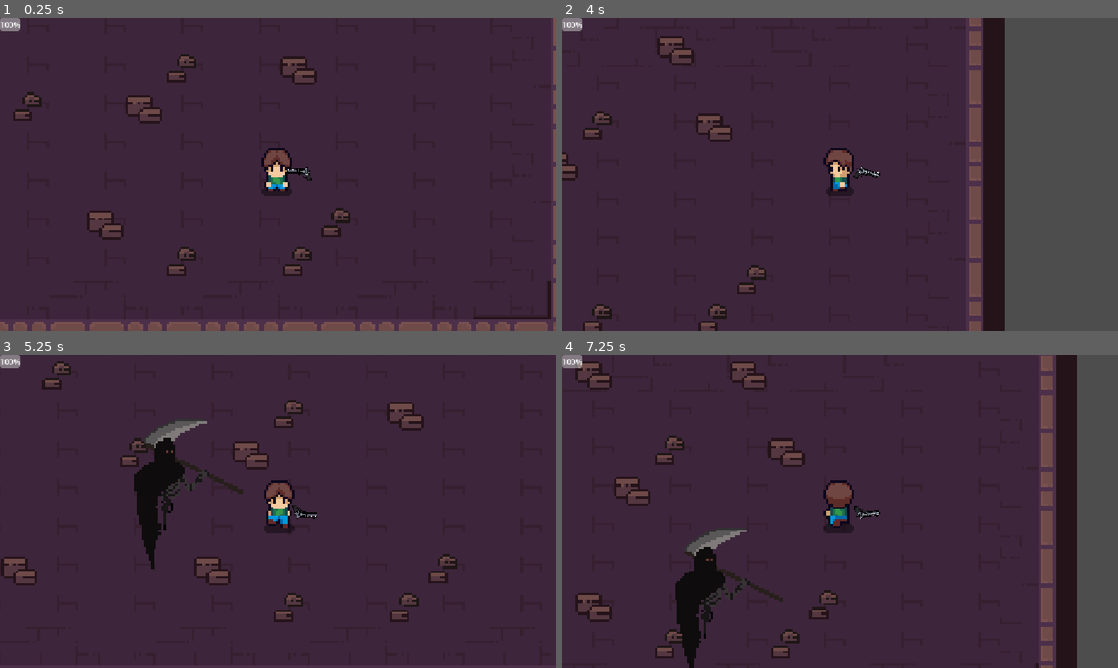
Above: before the commit, frames 1-4 (two rows, left to right).
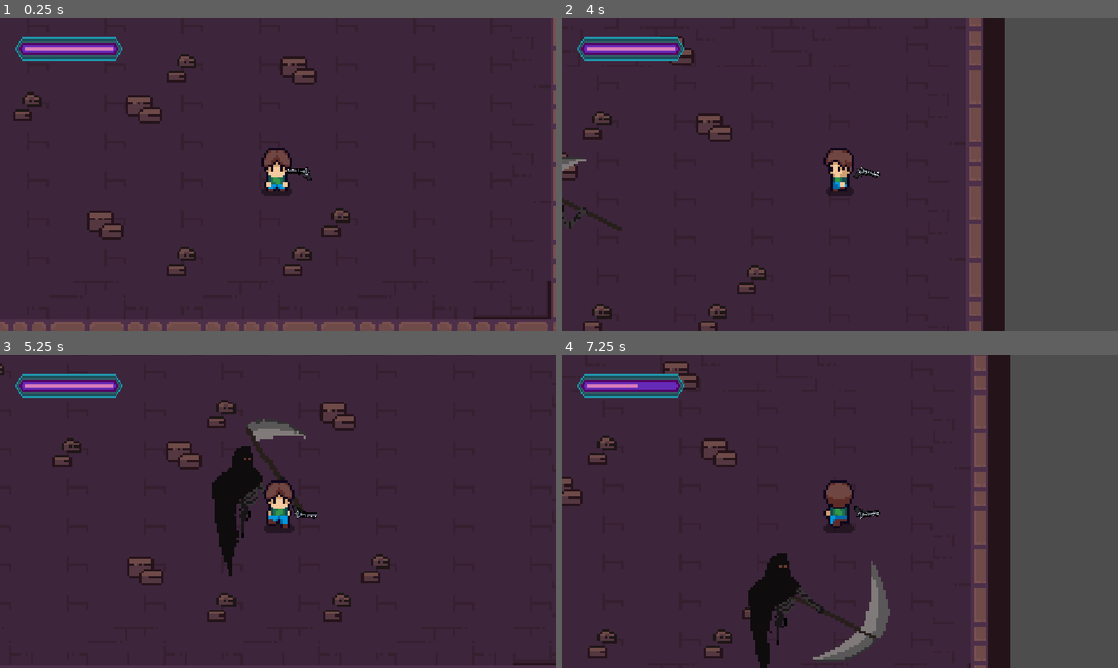
Above: after the commit, the same moments.

Repository: aarr699/CG2D-GameJam
Game: Godot game, scene res://Scenes/boss-1 arena.tscn
Same seed, same stepped clock (60 frames per second), same inputs: the game is played once before the commit and once after it. The project has no main scene, so this scene is started directly.
Inputs (mouse positions are in pixels of both pictures, inside the frame that each line leads up to):
- Up to frame 1 (0.25 s): no input
- Up to frame 2 (4 s): move the mouse to (962, 158) at 0.52 s; hold Right (ui_right) 0.53-1.28 s; move the mouse to (728, 190) at 1.27 s; hold Down (ui_down) 1.28-2.03 s; move the mouse to (895, 105) at 2.02 s; hold Right (ui_right) 2.03-2.78 s; move the mouse to (812, 237) at 2.77 s; hold Up (ui_up) 2.78-3.53 s; move the mouse to (1006, 221) at 3.52 s; hold Left (ui_left) from 3.53 s (still down)
- Up to frame 3 (5.25 s): move the mouse to (111, 464) at 4.27 s; move the mouse to (305, 511) at 5.02 s; release Left (ui_left) at 5.03 s; hold Down (ui_down) from 5.03 s (still down)
- Up to frame 4 (7.25 s): move the mouse to (756, 433) at 5.77 s; release Down (ui_down) at 5.78 s; hold Right (ui_right) 5.78-6.53 s; move the mouse to (962, 495) at 6.52 s; hold Up (ui_up) from 6.53 s (still down)

The runs differ from the first frame. In frame 1, 1.6% of the frame differs, in the area x 0-22%, y 0-14%; in frame 2, 1.8%; in frame 3, 10%; in frame 4, 28%, in the area x 0-93%, y 0-100%.
Error before the commit: Cannot call method 'get_parent' on a null value. (res://Scripts/progress_bar.gd:2)

Commit message:
Commit 2 (30/9/2026, 00:56)

Diff:
--- a/Scenes/boss-1 arena.tscn
+++ b/Scenes/boss-1 arena.tscn
@@ -6,6 +6,8 @@
 [ext_resource type="PackedScene" uid="uid://8t4llxvkx6wb" path="res://Scenes/gun.tscn" id="4_rsvox"]
 [ext_resource type="Script" uid="uid://dfas212td6dut" path="res://Scripts/gun_pivot.gd" id="4_wd77p"]
 [ext_resource type="Script" uid="uid://ch0qxmldic2y1" path="res://Scripts/progress_bar.gd" id="6_ee77d"]
+[ext_resource type="Texture2D" uid="uid://xjf3qqefhc5t" path="res://assets/Player-Health-Bar-Empty.png" id="7_qyb3v"]
+[ext_resource type="Texture2D" uid="uid://bab62jvu73ks" path="res://assets/Player-Health-Bar-Dynamic.png" id="8_plyhf"]
 
 [sub_resource type="TileSetAtlasSource" id="TileSetAtlasSource_rsvox"]
 texture = ExtResource("1_7vgut")
@@ -277,8 +279,11 @@
 
 [node name="CanvasLayer" type="CanvasLayer" parent="." unique_id=1806871825]
 
-[node name="ProgressBar" type="ProgressBar" parent="CanvasLayer" unique_id=221301296]
-offset_right = 42.0
-offset_bottom = 27.0
+[node name="TextureProgressBar" type="TextureProgressBar" parent="CanvasLayer" unique_id=1545293140]
+offset_right = 285.0
+offset_bottom = 129.0
 value = 100.0
+nine_patch_stretch = true
+texture_under = ExtResource("7_qyb3v")
+texture_progress = ExtResource("8_plyhf")
 script = ExtResource("6_ee77d")
--- /dev/null
+++ b/Scenes/death.tscn
@@ -0,0 +1,107 @@
+[gd_scene format=3 uid="uid://bb1iw5i358f8b"]
+
+[ext_resource type="Texture2D" uid="uid://5y2gykf4udpv" path="res://assets/explosion.png" id="1_g62mh"]
+[ext_resource type="Script" uid="uid://61gjl4jp7rco" path="res://Scripts/death_animation.gd" id="2_mna5k"]
+
+[sub_resource type="AtlasTexture" id="AtlasTexture_mna5k"]
+atlas = ExtResource("1_g62mh")
+region = Rect2(0, 0, 128, 128)
+
+[sub_resource type="AtlasTexture" id="AtlasTexture_rsl6c"]
+atlas = ExtResource("1_g62mh")
+region = Rect2(128, 0, 128, 128)
+
+[sub_resource type="AtlasTexture" id="AtlasTexture_u4dtd"]
+atlas = ExtResource("1_g62mh")
+region = Rect2(256, 0, 128, 128)
+
+[sub_resource type="AtlasTexture" id="AtlasTexture_dkyka"]
+atlas = ExtResource("1_g62mh")
+region = Rect2(384, 0, 128, 128)
+
+[sub_resource type="AtlasTexture" id="AtlasTexture_066rk"]
+atlas = ExtResource("1_g62mh")
+region = Rect2(512, 0, 128, 128)
+
+[sub_resource type="AtlasTexture" id="AtlasTexture_xejl3"]
+atlas = ExtResource("1_g62mh")
+region = Rect2(640, 0, 128, 128)
+
+[sub_resource type="AtlasTexture" id="AtlasTexture_65qoq"]
+atlas = ExtResource("1_g62mh")
+region = Rect2(768, 0, 128, 128)
+
+[sub_resource type="AtlasTexture" id="AtlasTexture_tcnkp"]
+atlas = ExtResource("1_g62mh")
+region = Rect2(896, 0, 128, 128)
+
+[sub_resource type="AtlasTexture" id="AtlasTexture_rw0p4"]
+atlas = ExtResource("1_g62mh")
+region = Rect2(1024, 0, 128, 128)
+
+[sub_resource type="AtlasTexture" id="AtlasTexture_ra8a5"]
+atlas = ExtResource("1_g62mh")
+region = Rect2(1152, 0, 128, 128)
+
+[sub_resource type="AtlasTexture" id="AtlasTexture_7y8km"]
+atlas = ExtResource("1_g62mh")
+region = Rect2(1280, 0, 128, 128)
+
+[sub_resource type="AtlasTexture" id="AtlasTexture_bna15"]
+atlas = ExtResource("1_g62mh")
+region = Rect2(1408, 0, 128, 128)
+
+[sub_resource type="SpriteFrames" id="SpriteFrames_bjjef"]
+animations = [{
+"frames": [{
+"duration": 1.0,
+"texture": SubResource("AtlasTexture_mna5k")
+}, {
+"duration": 1.0,
+"texture": SubResource("AtlasTexture_rsl6c")
+}, {
+"duration": 1.0,
+"texture": SubResource("AtlasTexture_u4dtd")
+}, {
+"duration": 1.0,
+"texture": SubResource("AtlasTexture_dkyka")
+}, {
+"duration": 1.0,
+"texture": SubResource("AtlasTexture_066rk")
+}, {
+"duration": 1.0,
+"texture": SubResource("AtlasTexture_xejl3")
+}, {
+"duration": 1.0,
+"texture": SubResource("AtlasTexture_65qoq")
+}, {
+"duration": 1.0,
+"texture": SubResource("AtlasTexture_tcnkp")
+}, {
+"duration": 1.0,
+"texture": SubResource("AtlasTexture_rw0p4")
+}, {
+"duration": 1.0,
+"texture": SubResource("AtlasTexture_ra8a5")
+}, {
+"duration": 1.0,
+"texture": SubResource("AtlasTexture_7y8km")
+}, {
+"duration": 1.0,
+"texture": SubResource("AtlasTexture_bna15")
+}],
+"loop": 0,
+"name": &"new_animation",
+"speed": 10.0
+}]
+
+[node name="Node2D" type="Node2D" unique_id=931388417]
+
+[node name="AnimatedSprite2D" type="AnimatedSprite2D" parent="." unique_id=1362421129]
+sprite_frames = SubResource("SpriteFrames_bjjef")
+animation = &"new_animation"
+frame = 11
+frame_progress = 1.0
+script = ExtResource("2_mna5k")
+
+[connection signal="animation_finished" from="AnimatedSprite2D" to="AnimatedSprite2D" method="_on_animation_finished"]
--- /dev/null
+++ b/Scenes/restart.tscn
@@ -0,0 +1,3 @@
+[gd_scene format=3 uid="uid://d0bi2340pe770"]
+
+[node name="Node2D" type="Node2D" unique_id=851700687]
--- a/Scripts/boss.gd
+++ b/Scripts/boss.gd
@@ -1,6 +1,6 @@
 extends CharacterBody2D
 
-var speed = 40
+var speed = 60
 var target_dir: Vector2
 @onready var player = get_parent().get_node("Character")
 var attack_range = 40
@@ -19,9 +19,14 @@
 		$Pivot/Sprite2D/Area2D.body_exited.connect(_on_area_2d_body_exited)
 
 func _physics_process(delta: float) -> void:
-	var vector_to_player = player.position - position
-	var distance_to_player = position.distance_to(player.position)
+	if not is_instance_valid(player):
+		velocity = Vector2.ZERO
+		set_physics_process(false)
+		print("Player is dead.")
+		return
 	if player:
+		var vector_to_player = player.position - position
+		var distance_to_player = position.distance_to(player.position)
 		if damage_timer > 0:
 			damage_timer -= delta
 		if vector_to_player.x < 0:
@@ -37,7 +42,8 @@
 							$AnimationPlayer.play("boss_right")
 						if vector_to_player.x < 0:
 							$AnimationPlayer.play("boss_right")
-						player.player_health -= 15
+						if player.player_health > 0:
+							player.player_health -= 15
 						print("Continuous Damage, player health: ", player.player_health)
 						damage_timer = damage_cooldown
 		if distance_to_player > attack_range:
--- /dev/null
+++ b/Scripts/death_animation.gd
@@ -0,0 +1,14 @@
+extends AnimatedSprite2D
+
+@export_file("*.tscn") var next_scene = "res://Scenes/restart.tscn"
+# Called when the node enters the scene tree for the first time.
+func _ready() -> void:
+	play("new_animation")
+	var frame_count = sprite_frames.get_frame_count("new_animation")
+	var fps = sprite_frames.get_animation_speed("new_animation")
+	var duration = float(frame_count) / fps
+	await get_tree().create_timer(duration).timeout
+	get_tree().change_scene_to_file(next_scene)
+	queue_free()
+func _on_animation_finished():
+	pass
--- a/Scripts/player.gd
+++ b/Scripts/player.gd
@@ -1,8 +1,19 @@
 extends CharacterBody2D
+var is_dead: bool = false
+signal health_changed(new_health)
+const death = preload("res://Scenes/death.tscn")
+@export var speed = 100
+@export var player_health = 100:
+	set(val):
+		if val == null:
+			return
+		player_health = val
+		health_changed.emit(val)
+		if player_health <= 0 and not is_dead:
+			die()
 
-@export var speed = 100
-@export var player_health = 100
 
+@warning_ignore("unused_parameter")
 func _physics_process(delta):
 	var direction = Input.get_vector("ui_left", "ui_right", "ui_up", "ui_down")
 	velocity = direction * speed
@@ -19,3 +30,17 @@
 		$AnimatedSprite2D.play("Down")
 	if velocity.x == 0 and velocity.y == 0:
 		$AnimatedSprite2D.play("Idle")
+func die() -> void:
+	is_dead = true
+	set_physics_process(false)
+	var camera = get_node_or_null("Camera2D")
+	if camera:
+		var cam_world_pos = camera.global_position
+		remove_child(camera)
+		get_parent().add_child(camera)
+		camera.global_position = cam_world_pos
+	var exp_spawn = global_position
+	var death_animation = death.instantiate()
+	get_parent().add_child(death_animation)
+	death_animation.global_position = exp_spawn
+	queue_free()
--- a/Scripts/progress_bar.gd
+++ b/Scripts/progress_bar.gd
@@ -1,14 +1,15 @@
-extends ProgressBar
-var player = get_parent().get_parent().get_node("Character")
+extends TextureProgressBar
+@onready var player = get_tree().current_scene.get_node_or_null("Character")
 
 # Called when the node enters the scene tree for the first time.
 func _ready() -> void:
 	if player:
 		print("Progress bar connection successful!")
+		value = player.player_health
+		player.health_changed.connect(_on_player_health_changed)
 	else:
 		print("Progress bar connection unsuccessful!")
 
-# Called every frame. 'delta' is the elapsed time since the previous frame.
-func _process(delta: float) -> void:
-	if player:
-		value = player.player_health
+func _on_player_health_changed(new_health):
+	value = new_health
+	print("NEW VALUE!", value)
--- a/project.godot
+++ b/project.godot
@@ -23,6 +23,41 @@
 
 enabled=PackedStringArray("res://addons/AsepriteWizard/plugin.cfg")
 
+[input]
+
+ui_left={
+"deadzone": 0.5,
+"events": [Object(InputEventKey,"resource_local_to_scene":false,"resource_name":"","device":16,"window_id":0,"alt_pressed":false,"shift_pressed":false,"ctrl_pressed":false,"meta_pressed":false,"pressed":false,"keycode":4194319,"physical_keycode":0,"key_label":0,"unicode":0,"location":0,"echo":false,"script":null)
+, Object(InputEventJoypadButton,"resource_local_to_scene":false,"resource_name":"","device":-1,"button_index":13,"pressure":0.0,"pressed":false,"script":null)
+, Object(InputEventJoypadMotion,"resource_local_to_scene":false,"resource_name":"","device":-1,"axis":0,"axis_value":-1.0,"script":null)
+, Object(InputEventKey,"resource_local_to_scene":false,"resource_name":"","device":-1,"window_id":0,"alt_pressed":false,"shift_pressed":false,"ctrl_pressed":false,"meta_pressed":false,"pressed":false,"keycode":0,"physical_keycode":65,"key_label":0,"unicode":97,"location":0,"echo":false,"script":null)
+]
+}
+ui_right={
+"deadzone": 0.5,
+"events": [Object(InputEventKey,"resource_local_to_scene":false,"resource_name":"","device":16,"window_id":0,"alt_pressed":false,"shift_pressed":false,"ctrl_pressed":false,"meta_pressed":false,"pressed":false,"keycode":4194321,"physical_keycode":0,"key_label":0,"unicode":0,"location":0,"echo":false,"script":null)
+, Object(InputEventJoypadButton,"resource_local_to_scene":false,"resource_name":"","device":-1,"button_index":14,"pressure":0.0,"pressed":false,"script":null)
+, Object(InputEventJoypadMotion,"resource_local_to_scene":false,"resource_name":"","device":-1,"axis":0,"axis_value":1.0,"script":null)
+, Object(InputEventKey,"resource_local_to_scene":false,"resource_name":"","device":-1,"window_id":0,"alt_pressed":false,"shift_pressed":false,"ctrl_pressed":false,"meta_pressed":false,"pressed":false,"keycode":0,"physical_keycode":68,"key_label":0,"unicode":100,"location":0,"echo":false,"script":null)
+]
+}
+ui_up={
+"deadzone": 0.5,
+"events": [Object(InputEventKey,"resource_local_to_scene":false,"resource_name":"","device":16,"window_id":0,"alt_pressed":false,"shift_pressed":false,"ctrl_pressed":false,"meta_pressed":false,"pressed":false,"keycode":4194320,"physical_keycode":0,"key_label":0,"unicode":0,"location":0,"echo":false,"script":null)
+, Object(InputEventJoypadButton,"resource_local_to_scene":false,"resource_name":"","device":-1,"button_index":11,"pressure":0.0,"pressed":false,"script":null)
+, Object(InputEventJoypadMotion,"resource_local_to_scene":false,"resource_name":"","device":-1,"axis":1,"axis_value":-1.0,"script":null)
+, Object(InputEventKey,"resource_local_to_scene":false,"resource_name":"","device":-1,"window_id":0,"alt_pressed":false,"shift_pressed":false,"ctrl_pressed":false,"meta_pressed":false,"pressed":false,"keycode":0,"physical_keycode":87,"key_label":0,"unicode":119,"location":0,"echo":false,"script":null)
+]
+}
+ui_down={
+"deadzone": 0.5,
+"events": [Object(InputEventKey,"resource_local_to_scene":false,"resource_name":"","device":16,"window_id":0,"alt_pressed":false,"shift_pressed":false,"ctrl_pressed":false,"meta_pressed":false,"pressed":false,"keycode":4194322,"physical_keycode":0,"key_label":0,"unicode":0,"location":0,"echo":false,"script":null)
+, Object(InputEventJoypadButton,"resource_local_to_scene":false,"resource_name":"","device":-1,"button_index":12,"pressure":0.0,"pressed":false,"script":null)
+, Object(InputEventJoypadMotion,"resource_local_to_scene":false,"resource_name":"","device":-1,"axis":1,"axis_value":1.0,"script":null)
+, Object(InputEventKey,"resource_local_to_scene":false,"resource_name":"","device":-1,"window_id":0,"alt_pressed":false,"shift_pressed":false,"ctrl_pressed":false,"meta_pressed":false,"pressed":false,"keycode":0,"physical_keycode":83,"key_label":0,"unicode":115,"location":0,"echo":false,"script":null)
+]
+}
+
 [physics]
 
 3d/physics_engine="Jolt Physics"
Not shown, added: Scripts/death_animation.gd.uid
Binary file added: assets/Player-Health-Bar-Dynamic.png
Not shown, added: assets/Player-Health-Bar-Dynamic.png.import
Binary file added: assets/Player-Health-Bar-Empty.png
Not shown, added: assets/Player-Health-Bar-Empty.png.import
Binary file added: assets/explosion.png
Not shown, added: assets/explosion.png.import
